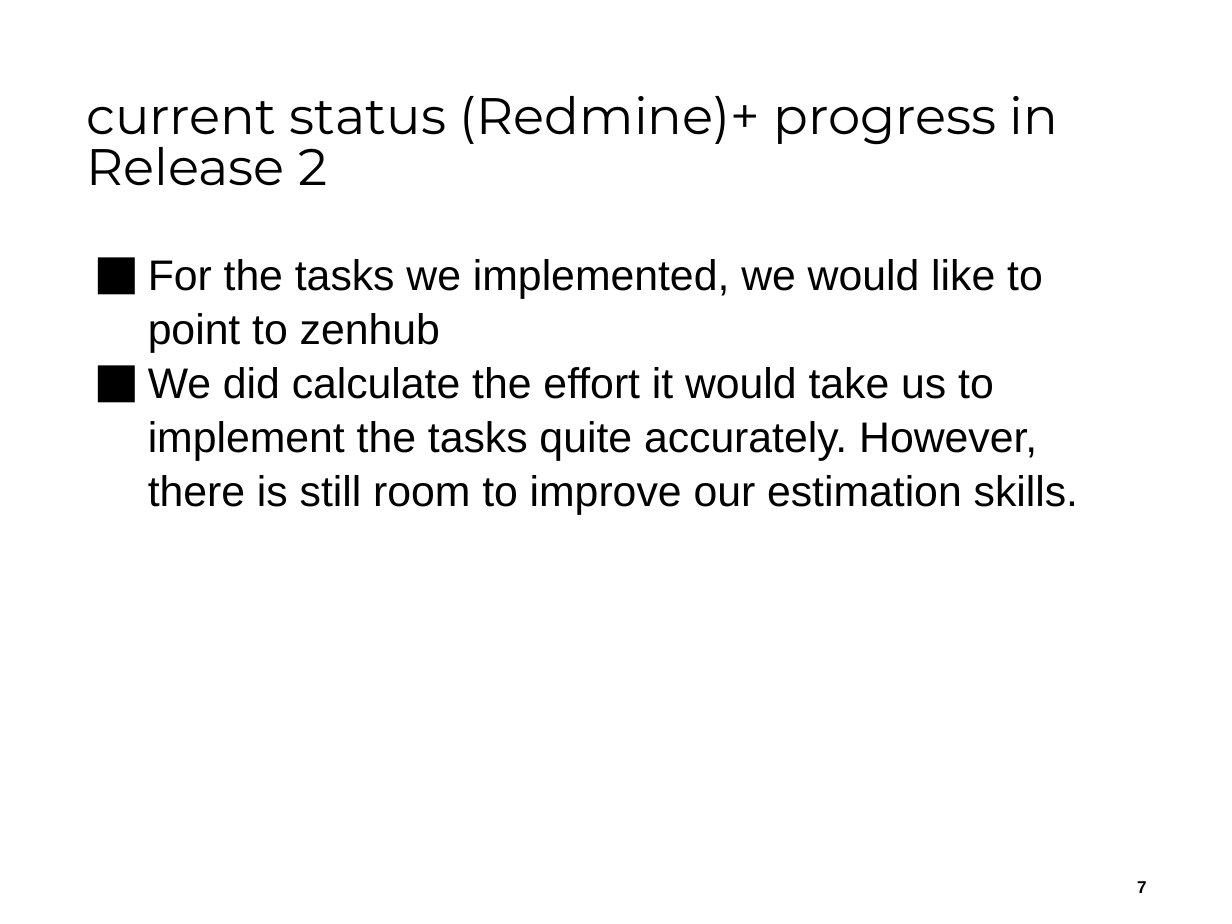
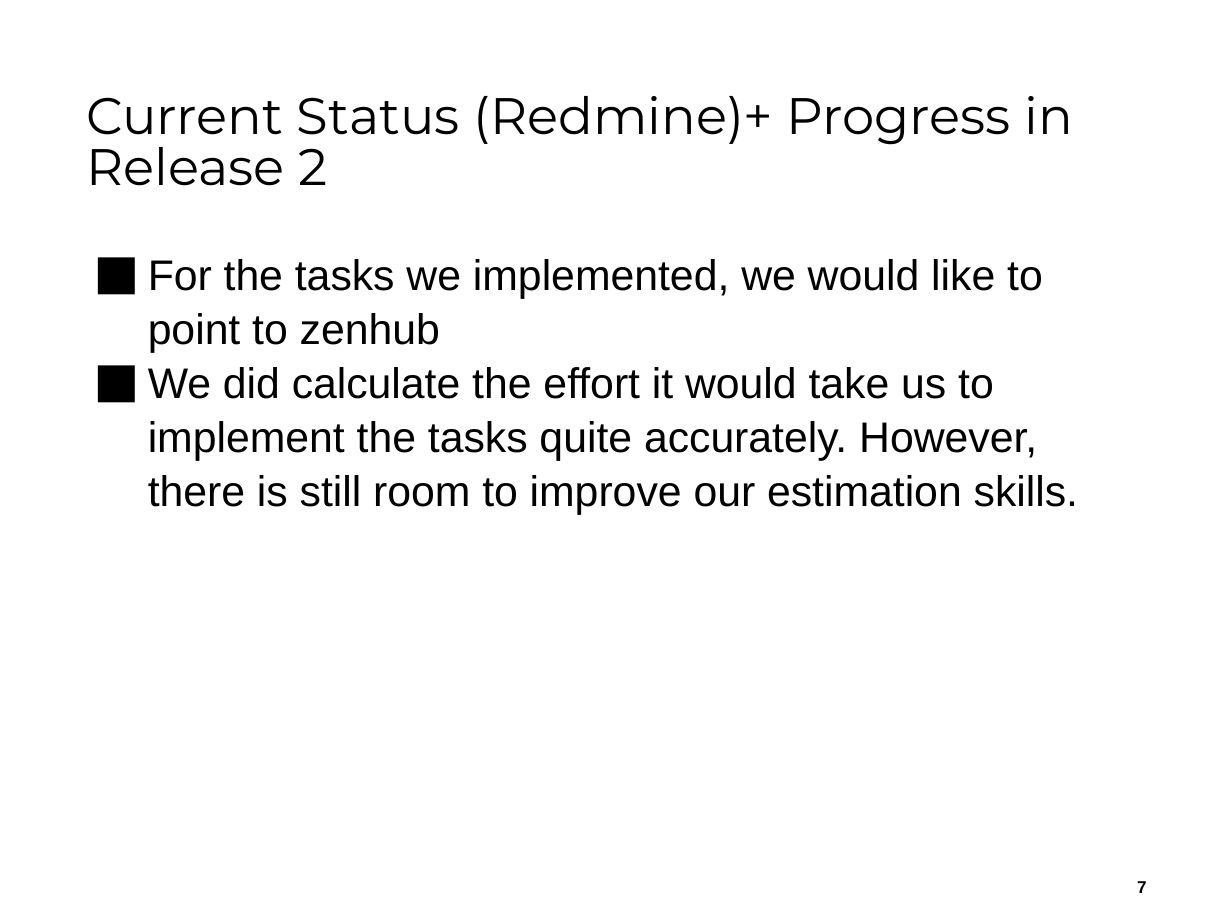
Before and after one commit to kevschuetz/exemplar-mgmt-system-swing, a slide deck: slide 7 of Documents/Release 2/ReleasePräsentation2__Team04.pptx. Drawn at 1232x924 pixels with LibreOffice and Linux fonts; fonts in the diff are those of the drawing; background and template pictures are left out. Boxes give left, top, right and bottom in pixels: in the first picture for what was removed or moved away, otherwise in the second. Text is boxed around its words. In the diff, an @@ line names an element or a change of style, - is before the commit and + after.

```diff
--- a/Documents/Release 2/ReleasePräsentation2__Team04.pptx
+++ b/Documents/Release 2/ReleasePräsentation2__Team04.pptx
@@ title at (86, 96, 1073, 186): text changed @@
-current status (Redmine)+ progress in Release 2
+Current Status (Redmine)+ Progress in Release 2
```
Also in this commit, not shown: 3 other slides changed, 5 other files.
